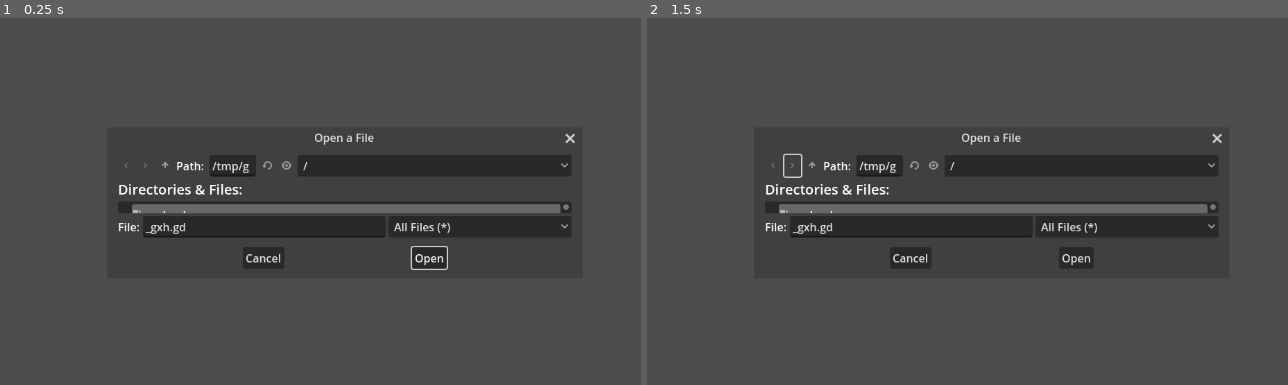
Above: before the commit, frames 1-2 (left to right).
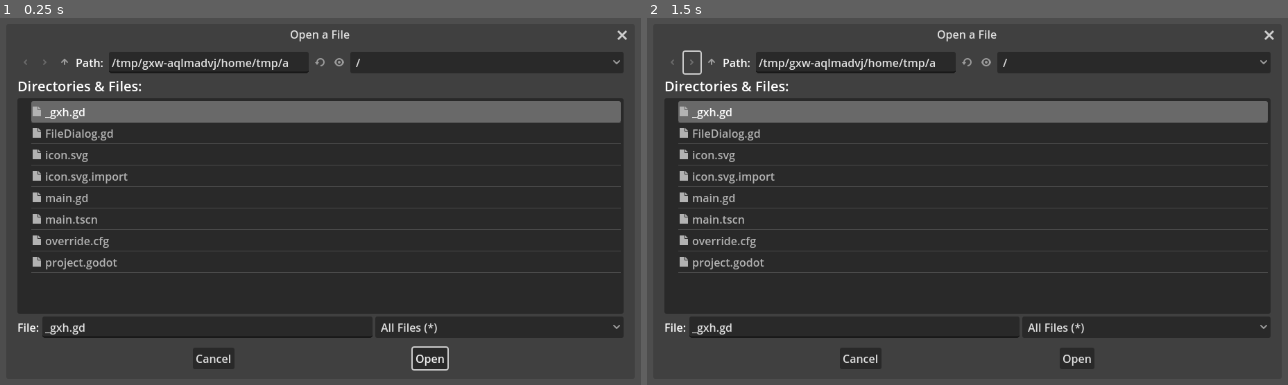
Above: after the commit, the same moments.

Repository: DoormatIka/chess-tree-viewer
Game: Godot game, scene res://main.tscn
Same seed, same stepped clock (60 frames per second), same inputs: the game is played once before the commit and once after it.
Inputs (mouse positions are in pixels of both pictures, inside the frame that each line leads up to; where the layout moved, square brackets give the same spot in the first picture):
- Up to frame 1 (0.25 s): no input
- Up to frame 2 (1.5 s): click (691, 62) [794, 164] at 0.5 s; click (691, 62) [794, 164] at 1.25 s

The runs differ from the first frame. In frame 1, 38% of the frame differs, in the area x 2-98%, y 3-97%; in frame 2, 38%.

Commit message:
what is this

Diff:
--- a/main.tscn
+++ b/main.tscn
@@ -8,8 +8,8 @@
 
 [node name="FileDialog" type="FileDialog" parent="."]
 title = "Open a File"
-initial_position = 2
-size = Vector2i(600, 159)
+initial_position = 1
+size = Vector2i(890, 474)
 visible = true
 ok_button_text = "Open"
 file_mode = 0
